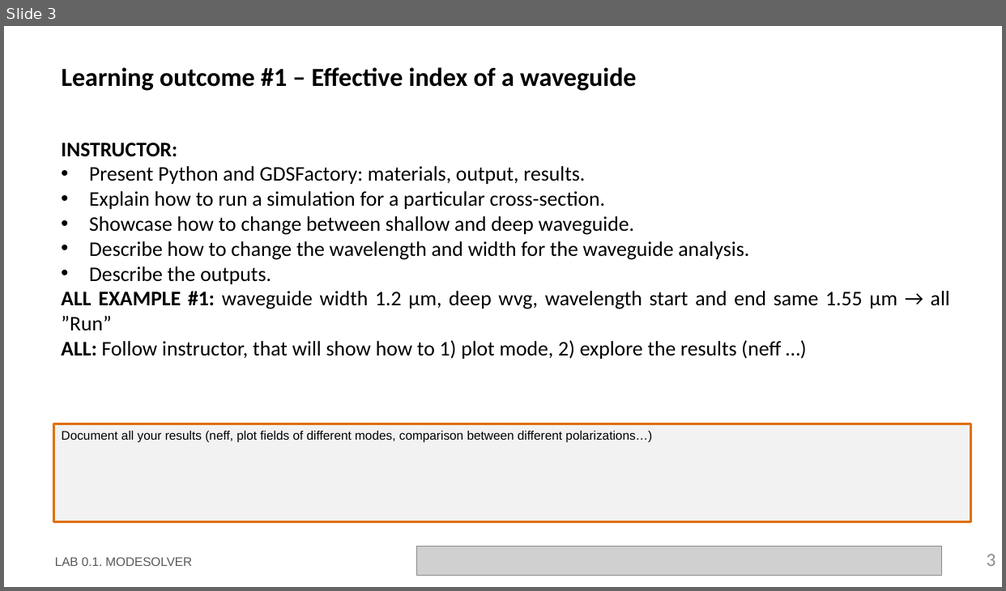
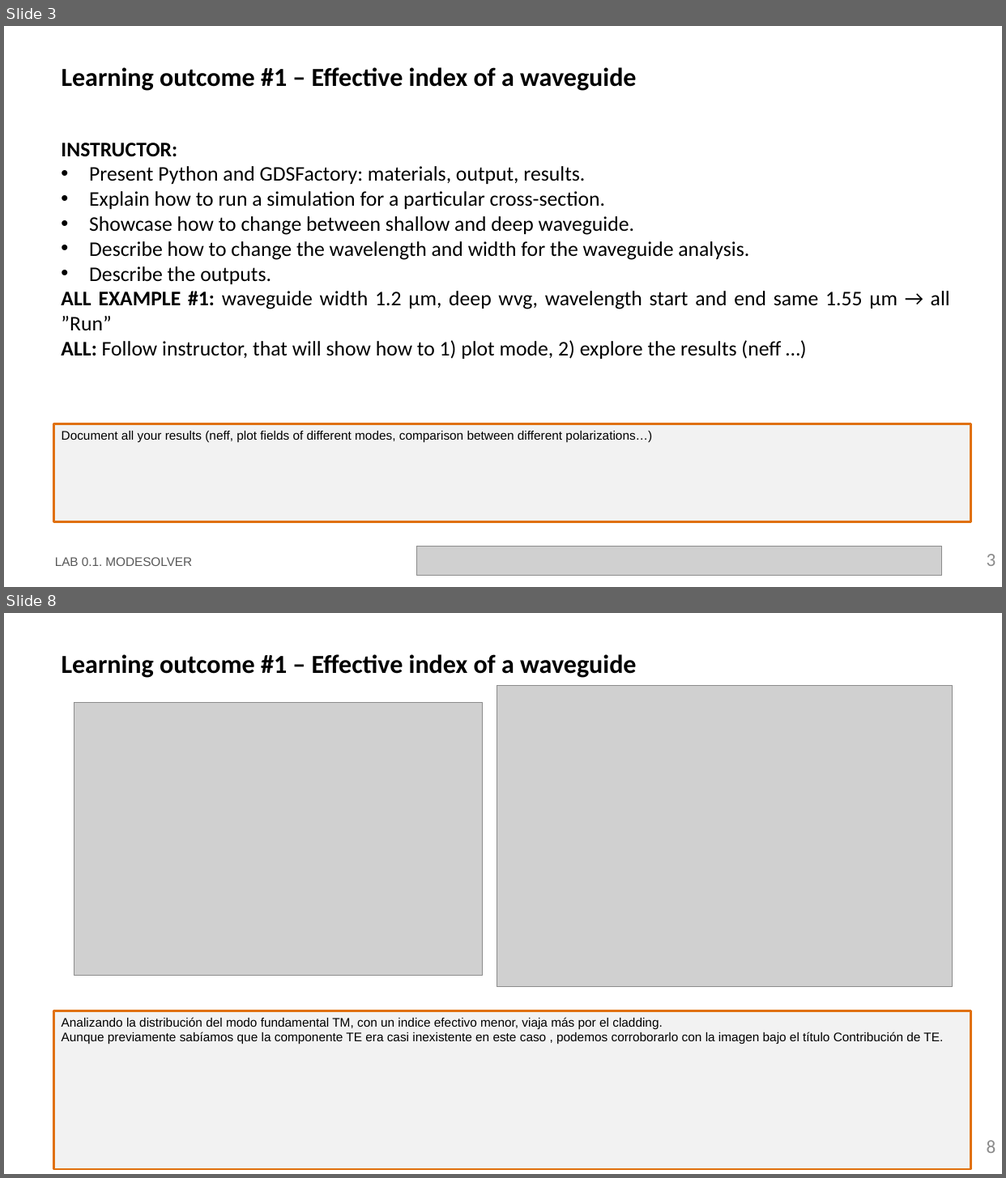
Before and after one commit to RobertoFernandezSevilla/pic-upv-lab0, a slide deck: LabBook_010.pptx. Shown one above the other, each under a label of ours: slide 3 before the commit, slides 3 and 8 after it; the slides between them are not shown. The pictures are 1006x591 and 1006x1178 pixels, drawn with LibreOffice and Linux fonts; fonts in the diff are those of the drawing; grey boxes stand for pictures; background and template pictures are left out. Boxes give left, top, right and bottom in pixels: in the first picture for what was removed or moved away, otherwise in the second. Text is boxed around its words. In the diff, an @@ line names an element or a change of style, - is before the commit and + after.

```diff
--- a/LabBook_010.pptx
+++ b/LabBook_010.pptx
@@ slide 8 added at box(4, 613, 1002, 1174), background #FFFFFF @@
@@ title added at box(62, 654, 636, 678), 25 pt, text #000000, bold @@
+Learning outcome #1 – Effective index of a waveguide
@@ picture added at box(74, 702, 483, 974) @@
@@ picture added at box(496, 686, 953, 987) @@
@@ rectangle added at box(54, 1012, 971, 1170), fill #F2F2F2, outline #E0700D 2.25 pt, 12 pt, text #000000 @@
+Analizando la distribución del modo fundamental TM, con un indice efectivo menor, viaja más por el cladding.
+Aunque previamente sabíamos que la componente TE era casi inexistente en este caso , podemos corroborarlo con la imagen bajo el título Contribución de TE.
@@ text added at box(54, 1142, 279, 1157), 12 pt, text #585858 @@
+LAB 0.1. MODESOLVER
@@ page number added at box(987, 1140, 996, 1153), 18 pt, text #8C8C8C @@
+8
```
Also in this commit, not shown: 5 other slides added, 3 other files.
